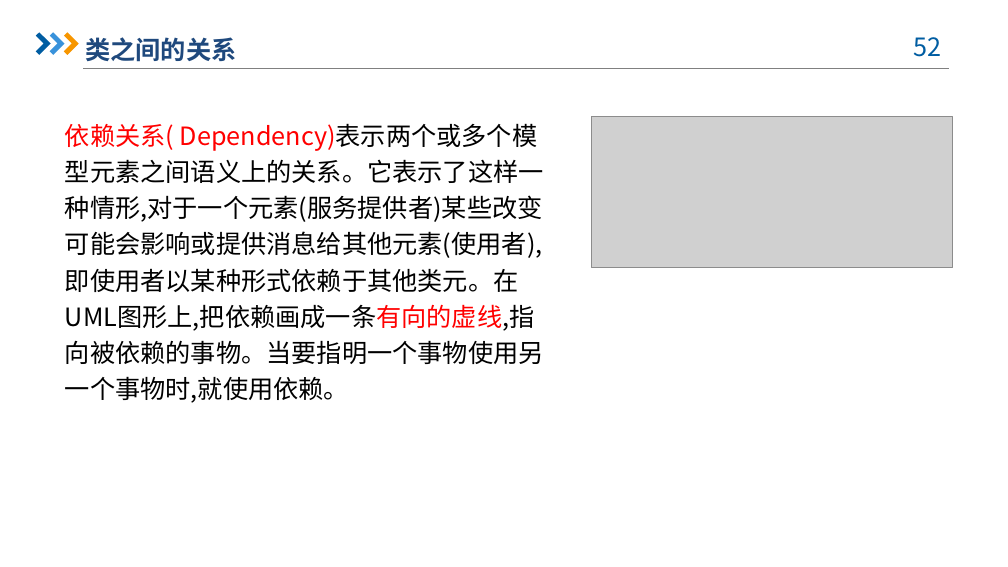
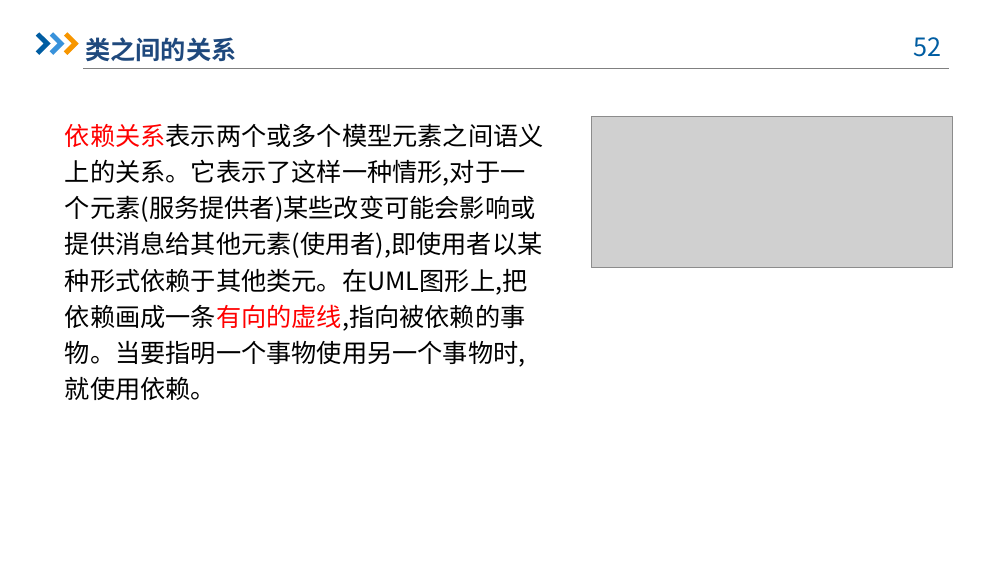
Before and after one commit to dreamtrueqaq/SRA2022-G12, a slide deck: slide 52 of 非受控文档/翻转课堂/SRA-G12-翻转课堂PPT3.pptx. Drawn at 1008x567 pixels with LibreOffice and Linux fonts; fonts in the diff are those of the drawing; grey boxes stand for pictures; background and template pictures are left out. Boxes give left, top, right and bottom in pixels: in the first picture for what was removed or moved away, otherwise in the second. Text is boxed around its words. In the diff, an @@ line names an element or a change of style, - is before the commit and + after.

```diff
--- a/非受控文档/翻转课堂/SRA-G12-翻转课堂PPT3.pptx
+++ b/非受控文档/翻转课堂/SRA-G12-翻转课堂PPT3.pptx
@@ text at bbox=[65, 123, 544, 400]: text changed @@
-依赖关系( Dependency)表示两个或多个模型元素之间语义上的关系。它表示了这样一种情形,对于一个元素(服务提供者)某些改变可能会影响或提供消息给其他元素(使用者),即使用者以某种形式依赖于其他类元。在UML图形上,把依赖画成一条有向的虚线,指向被依赖的事物。当要指明一个事物使用另一个事物时,就使用依赖。
+依赖关系表示两个或多个模型元素之间语义上的关系。它表示了这样一种情形,对于一个元素(服务提供者)某些改变可能会影响或提供消息给其他元素(使用者),即使用者以某种形式依赖于其他类元。在UML图形上,把依赖画成一条有向的虚线,指向被依赖的事物。当要指明一个事物使用另一个事物时,就使用依赖。
```
Also in this commit, not shown: 14 other slides changed, 8 other files.
